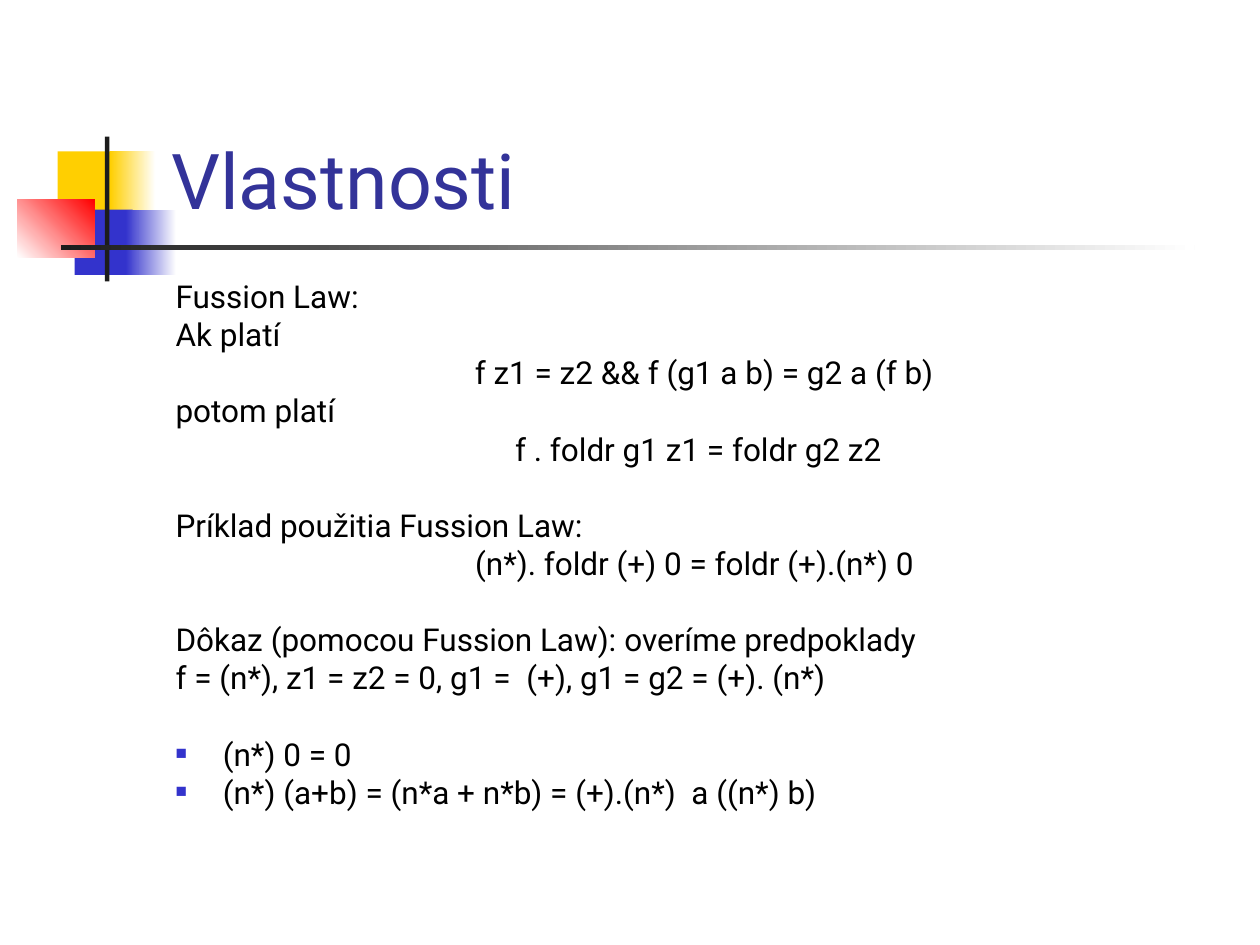
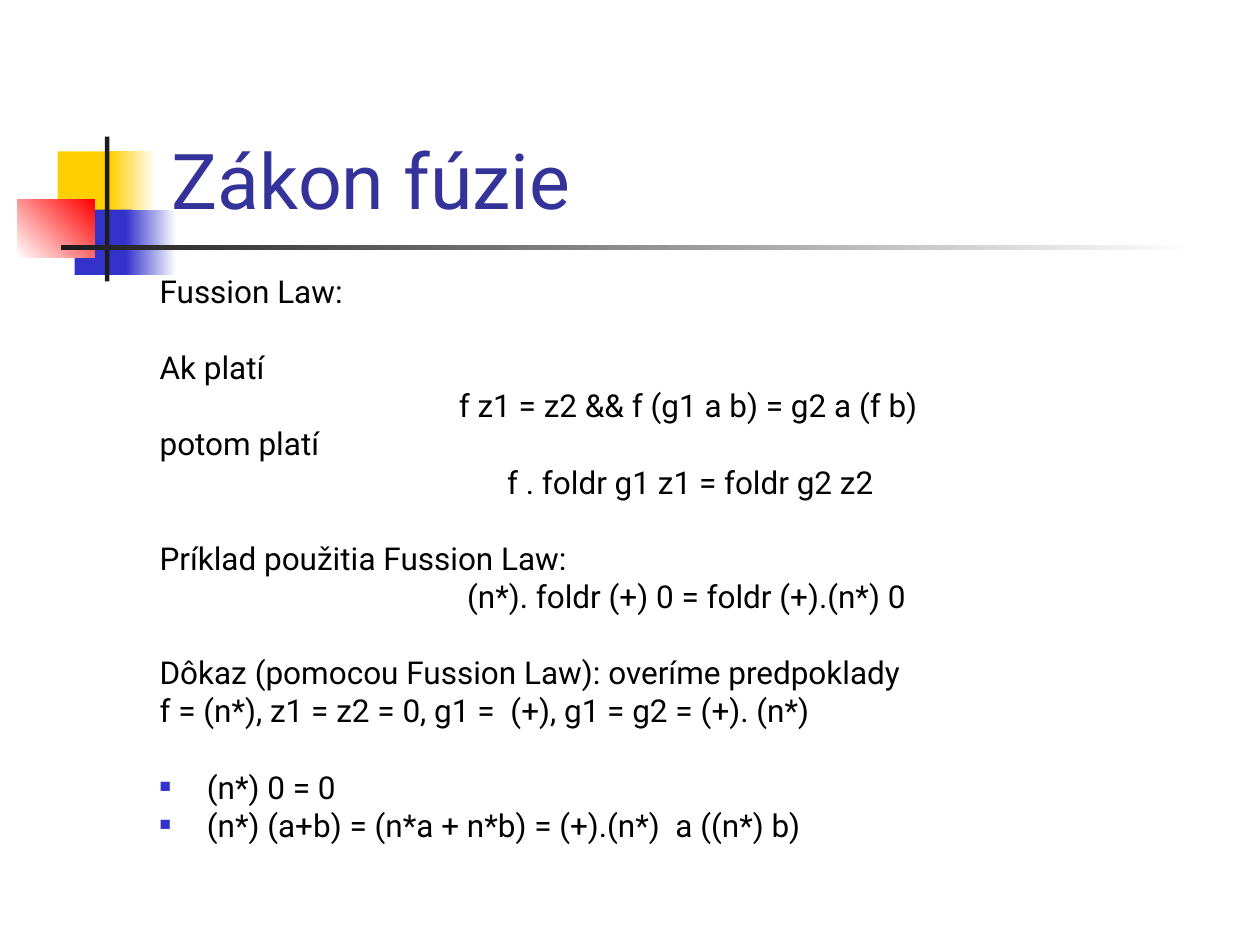
Before and after one commit to Funkcionalne/Prednasky, a slide deck: slide 22 of 02/02_fpro.ppt (slide 21 before the commit). Drawn at 1260x945 pixels with LibreOffice and Linux fonts; fonts in the diff are those of the drawing. Boxes give left, top, right and bottom in pixels: in the first picture for what was removed or moved away, otherwise in the second. Text is boxed around its words. In the diff, an @@ line names an element or a change of style, - is before the commit and + after.

```diff
--- a/02/02_fpro.ppt
+++ b/02/02_fpro.ppt
@@ title at [171, 150, 571, 210]: text changed @@
-Vlastnosti
+Zákon fúzie
@@ text "Fussion Law:" rewrapped from [176, 285, 934, 811] to [160, 274, 918, 844] @@
```
Also in this commit, not shown: 9 other slides changed, 1 slide added, 2 other files.
